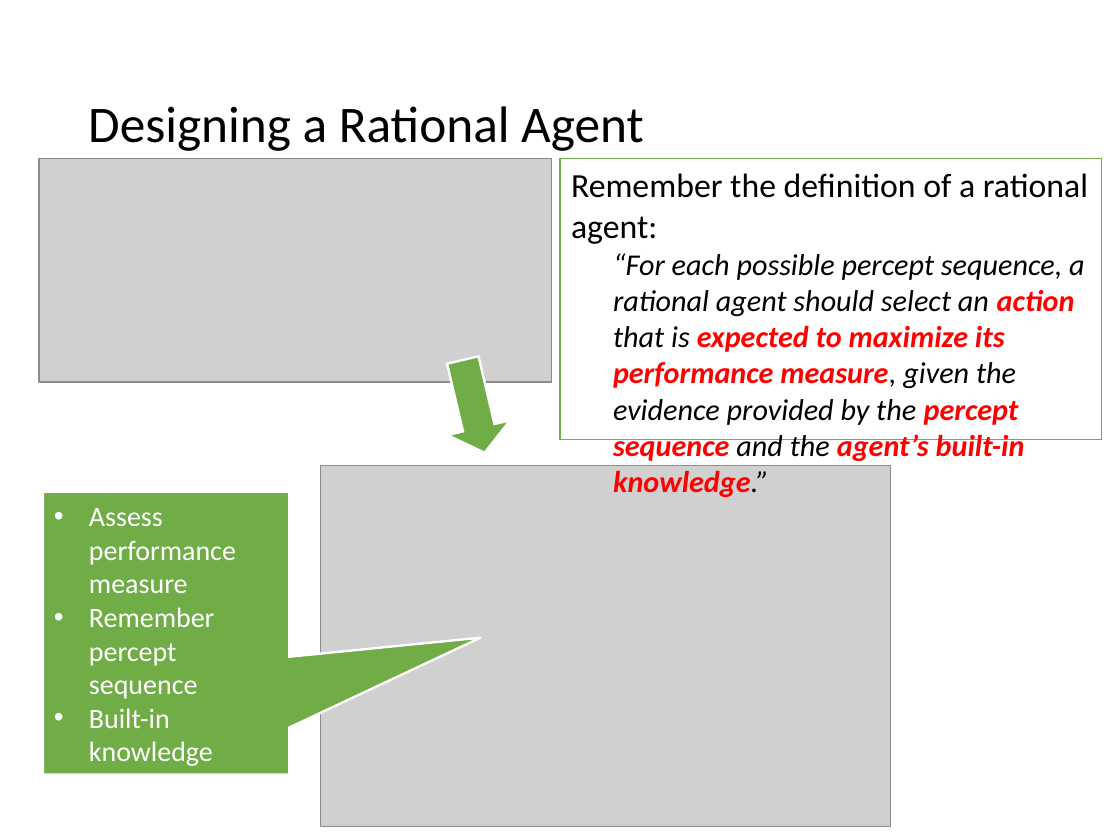
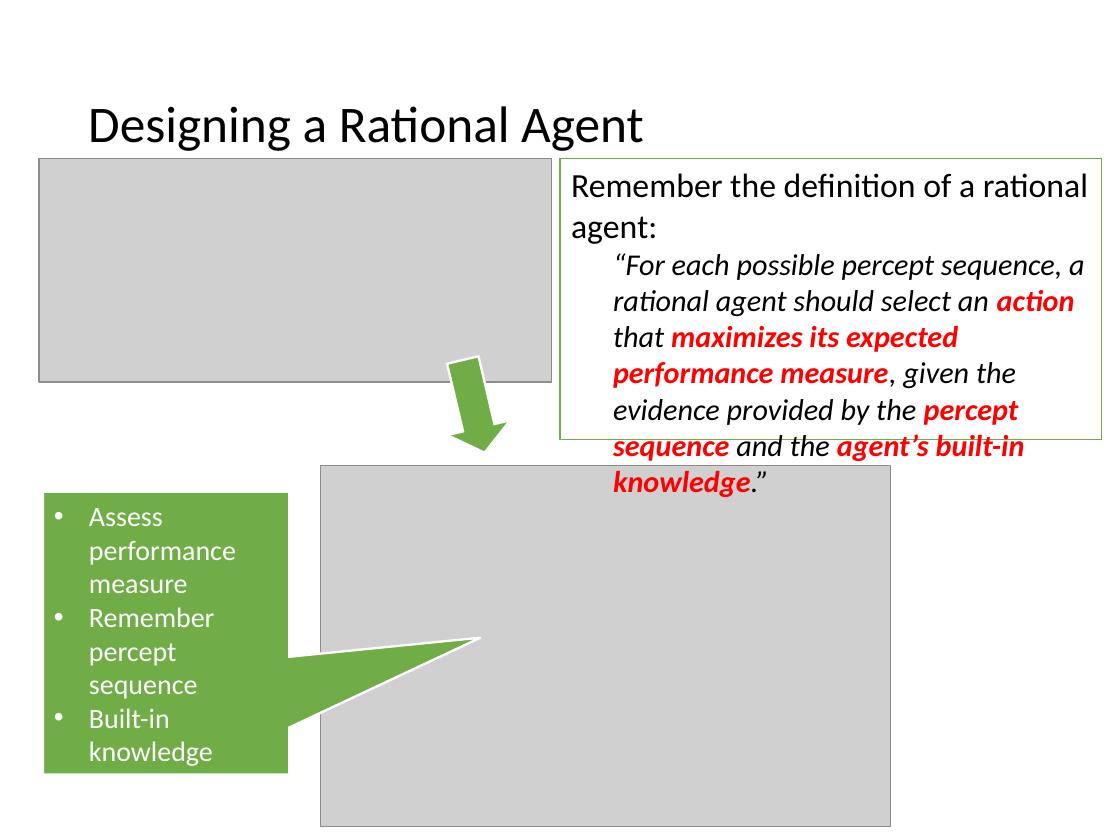
Before and after one commit to mhahsler/CS7320-AI, a slide deck: slide 19 of slides/02_agents.pptx. Drawn at 1120x840 pixels with LibreOffice and Linux fonts; fonts in the diff are those of the drawing; grey boxes stand for pictures. Boxes give left, top, right and bottom in pixels: in the first picture for what was removed or moved away, otherwise in the second. Text is boxed around its words. In the diff, an @@ line names an element or a change of style, - is before the commit and + after.

```diff
--- a/slides/02_agents.pptx
+++ b/slides/02_agents.pptx
@@ text in rectangle at (613, 253, 1085, 457): text changed @@
-  “For each possible percept sequence, a rational agent should select an action that is expected to maximize its performance measure, given the evidence provided by the percept sequence and the agent’s built-in knowledge.”
+  “For each possible percept sequence, a rational agent should select an action that maximizes its expected performance measure, given the evidence provided by the percept sequence and the agent’s built-in knowledge.”
```
Also in this commit, not shown: 8 other slides changed, 5 other files.
